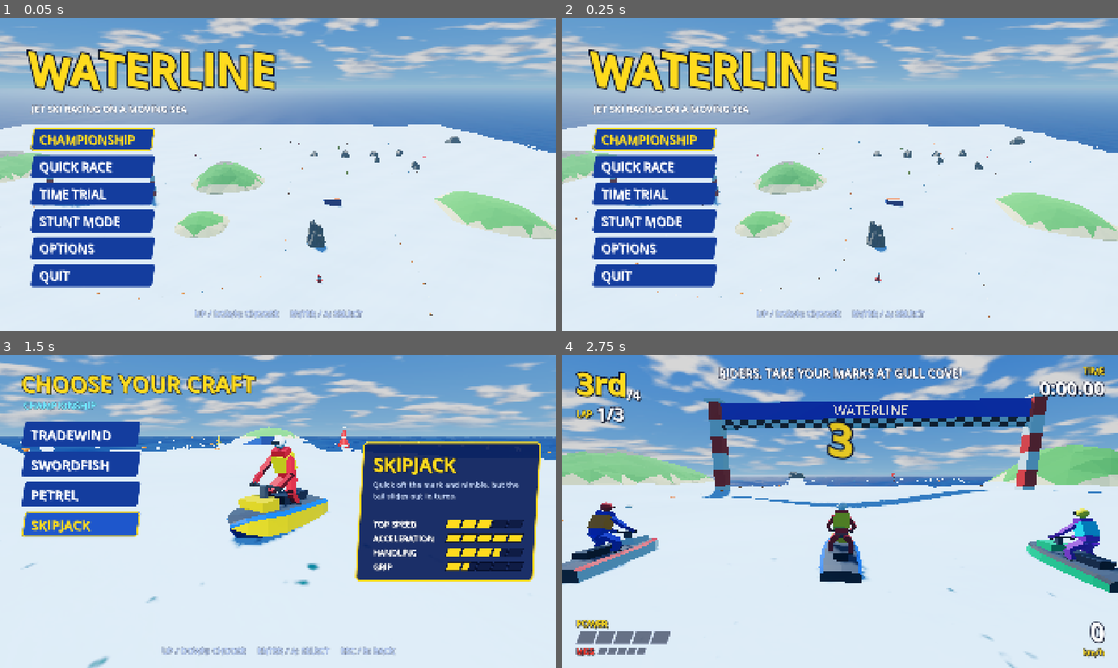
Above: before the commit, frames 1-4 (two rows, left to right).
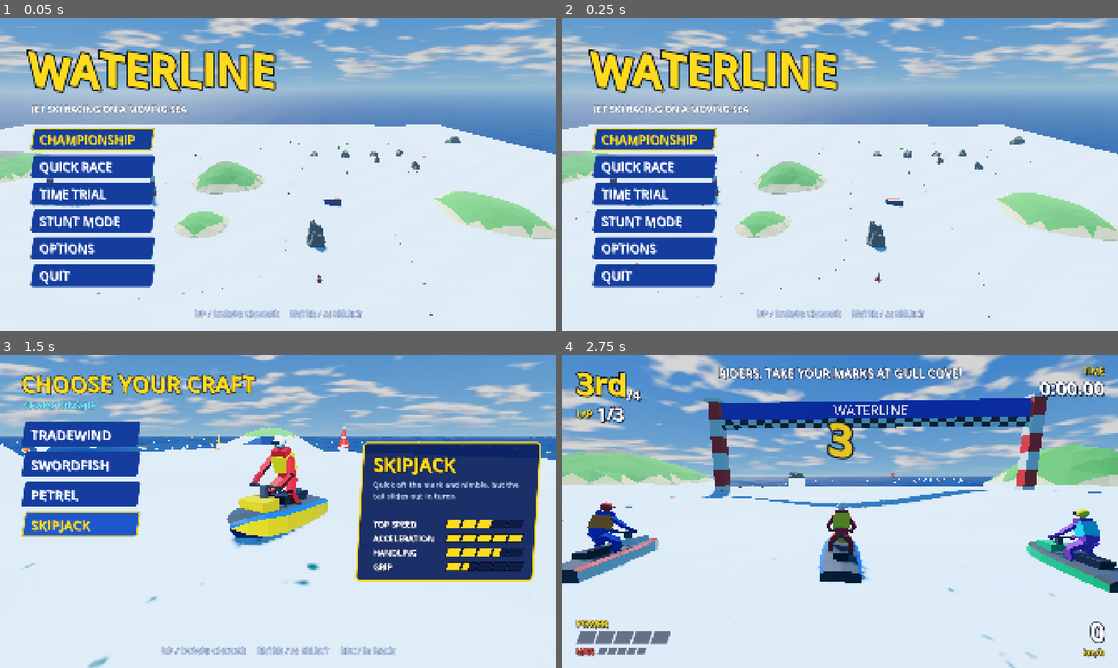
Above: after the commit, the same moments.

Repository: astrosteveo/waterline
Game: Godot game, scene res://menus/main_menu.tscn
Same seed, same stepped clock (60 frames per second), same inputs: the game is played once before the commit and once after it.
Inputs:
- Up to frame 1 (0.05 s): no input
- Up to frame 2 (0.25 s): no input
- Up to frame 3 (1.5 s): click "CHAMPIONSHIP" at 0.5 s; click "MARINA" at 1.25 s
- Up to frame 4 (2.75 s): click "TRADEWIND" at 2 s

The runs differ from the first frame. In frame 1, less than 0.1% of the frame differs, in the area x 0-100%, y 34-44%; in frame 2, less than 0.1%; in frame 3, 0.2%, in the area x 0-99%, y 26-34%; in frame 4, 0.1%.

Commit message:
Scale refraction with the water in front of what it shows (#43)
The shift is now the surface slope projected to the screen times the water
depth along the view (up to 8 m), so it is zero at the waterline, shrinks
with distance and doesn't turn with the camera. The MSAA edge check now
shrinks the shift with the water in front of the nearest neighbouring
sample instead of switching it off.

Diff:
--- a/water/ocean.gdshader
+++ b/water/ocean.gdshader
@@ -36,7 +36,13 @@
 // Light passing through thin crests toward the camera.
 uniform vec3 crest_color : source_color = vec3(0.08, 0.55, 0.45);
 uniform float crest_strength = 0.35;
-uniform float refraction_strength = 0.06;
+// How far what lies under the water appears to move sideways, in meters per meter of water in
+// front of it, times the horizontal part of the surface normal (0.1 for a surface tilted by
+// about 6 degrees). Real water (index 1.33) seen from above gives about 0.25; twice that keeps
+// the ripples visible in shallows seen from a distance.
+uniform float refraction_strength = 0.5;
+// Water deeper than this, in meters along the view, bends what is behind it no further.
+uniform float refraction_max_depth = 8.0;
 
 group_uniforms surface;
 uniform float roughness : hint_range(0.0, 1.0) = 0.04;
@@ -91,6 +97,18 @@
 	return (inv_view * vec4(view.xyz, 1.0)).xyz;
 }
 
+// Distance from the camera along its view axis to what the depth buffer holds at screen_uv.
+float view_depth_at(vec2 screen_uv, float depth, mat4 inv_projection) {
+	vec4 view = inv_projection * vec4(screen_uv * 2.0 - 1.0, depth, 1.0);
+	return -view.z / view.w;
+}
+
+// Where a view-space point lands on the screen, in the same coordinates as SCREEN_UV.
+vec2 screen_uv_of(vec3 view_position, mat4 projection) {
+	vec4 clip = projection * vec4(view_position, 1.0);
+	return clip.xy / clip.w * 0.5 + 0.5;
+}
+
 void fragment() {
 	// Per-pixel normal from the same waves. Waves shorter than a few pixels are faded,
 	// so distant water doesn't sparkle.
@@ -117,19 +135,36 @@
 	float n_dot_v = clamp(dot(normal_world, view_dir), 0.0, 1.0);
 	float fresnel = 0.02 + 0.98 * pow(1.0 - n_dot_v, 5.0);
 
-	// What lies under the water at this pixel, and how deep.
+	// What lies under the water at this pixel, and how deep. Refraction moves what lies below
+	// sideways by an amount that grows with the water in front of it, so the underwater part of
+	// a hull or a rock still meets its part above the water. The shift follows the surface's
+	// slope in the world and is projected to the screen, so it points the same way on the
+	// water whatever the camera's heading, and gets smaller with distance.
 	float surface_depth = FRAGCOORD.z;
-	vec2 refract_uv = clamp(SCREEN_UV + normal_world.xz * refraction_strength, vec2(0.001), vec2(0.999));
-	float floor_depth = texture(depth_texture, refract_uv).r;
+	float surface_view_depth = -VERTEX.z;
+	vec3 tilt_view = mat3(VIEW_MATRIX) * vec3(normal_world.x, 0.0, normal_world.z);
+	vec2 shift_per_meter = screen_uv_of(VERTEX + tilt_view * refraction_strength, PROJECTION_MATRIX)
+			- screen_uv_of(VERTEX, PROJECTION_MATRIX);
+	float water_here = view_depth_at(SCREEN_UV, texture(depth_texture, SCREEN_UV).r, INV_PROJECTION_MATRIX)
+			- surface_view_depth;
+	vec2 first_uv = clamp(SCREEN_UV + shift_per_meter * clamp(water_here, 0.0, refraction_max_depth),
+			vec2(0.001), vec2(0.999));
 	// Reverse Z: a larger value is nearer. Don't refract objects in front of the water. With
 	// MSAA, an edge pixel's colour is a blend of the object and what's behind it while its
 	// depth is only one of them, so check the neighbouring pixels too: refracting an edge
-	// pixel drew a broken outline of the craft, shifted sideways.
+	// pixel drew a broken outline of the craft, shifted sideways. The shift shrinks with the
+	// water in front of the nearest of them instead of switching off, so it fades out toward
+	// an object rather than drawing a hard line along it.
 	vec2 texel = 1.5 / vec2(textureSize(depth_texture, 0));
-	float nearest = max(floor_depth, max(
-			max(texture(depth_texture, refract_uv + vec2(texel.x, 0.0)).r, texture(depth_texture, refract_uv - vec2(texel.x, 0.0)).r),
-			max(texture(depth_texture, refract_uv + vec2(0.0, texel.y)).r, texture(depth_texture, refract_uv - vec2(0.0, texel.y)).r)));
-	if (nearest > surface_depth) {
+	float nearest = max(texture(depth_texture, first_uv).r, max(
+			max(texture(depth_texture, first_uv + vec2(texel.x, 0.0)).r, texture(depth_texture, first_uv - vec2(texel.x, 0.0)).r),
+			max(texture(depth_texture, first_uv + vec2(0.0, texel.y)).r, texture(depth_texture, first_uv - vec2(0.0, texel.y)).r)));
+	float water_there = view_depth_at(first_uv, nearest, INV_PROJECTION_MATRIX) - surface_view_depth;
+	float water_depth = clamp(min(water_here, water_there), 0.0, refraction_max_depth);
+	vec2 refract_uv = clamp(SCREEN_UV + shift_per_meter * water_depth, vec2(0.001), vec2(0.999));
+	float floor_depth = texture(depth_texture, refract_uv).r;
+	// A thin object between this pixel and the first sample can still be in front.
+	if (floor_depth > surface_depth) {
 		refract_uv = SCREEN_UV;
 		floor_depth = texture(depth_texture, SCREEN_UV).r;
 	}
Not shown, changed: NOTES.md
